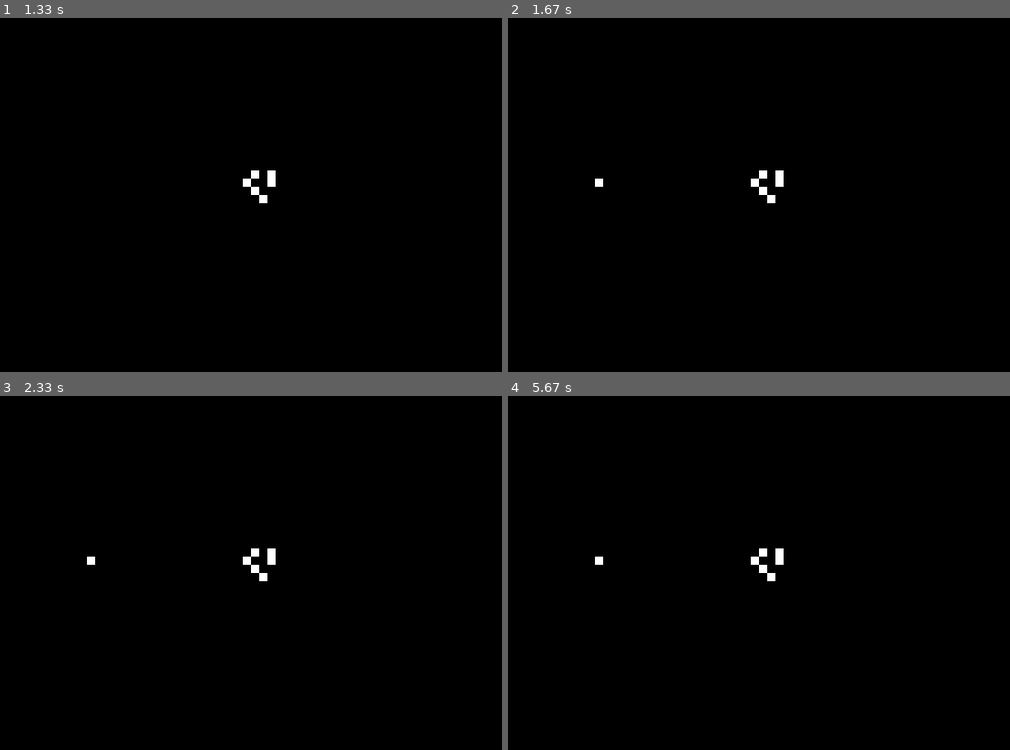
Above: before the commit, frames 1-4 (two rows, left to right).
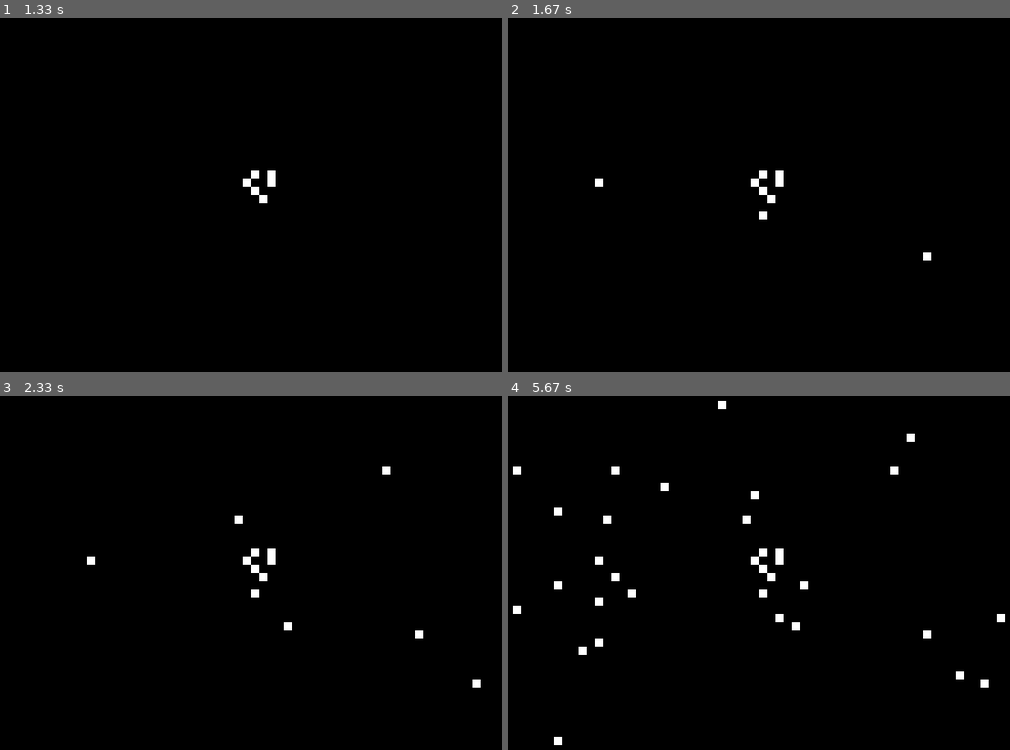
Above: after the commit, the same moments.

Repository: Egal432/game_of_life
Game: pygame game, started from src/gol/main.py
The game is run twice, just before and just after one commit, with the same random seed, the same clock (stepped at 60 frames per second) and the same inputs.
Inputs (mouse positions are in pixels of both pictures, inside the frame that each line leads up to):
- Up to frame 1 (1.33 s): press the mouse at (95, 184) at 0.37 s; move the mouse to (205, 233) at 0.47 s; release the mouse at (316, 287) at 0.6 s; tap = at 0.67 s; tap Space at 1 s
- Up to frame 2 (1.67 s): press the mouse at (603, 184) at 1.37 s; move the mouse to (764, 219) at 1.47 s; release the mouse at (929, 255) at 1.6 s
- Up to frame 3 (2.33 s): press the mouse at (95, 562) at 1.7 s; move the mouse to (286, 622) at 1.8 s; release the mouse at (476, 686) at 1.93 s; press the mouse at (95, 562) at 2.03 s; move the mouse to (240, 516) at 2.13 s; release the mouse at (391, 470) at 2.27 s
- Up to frame 4 (5.67 s): press the mouse at (603, 562) at 2.37 s; move the mouse to (753, 498) at 2.47 s; release the mouse at (904, 434) at 2.6 s; press the mouse at (603, 562) at 2.7 s; move the mouse to (608, 516) at 2.8 s; release the mouse at (613, 470) at 2.93 s; press the mouse at (603, 562) at 3.03 s; move the mouse to (578, 650) at 3.13 s; release the mouse at (558, 739) at 3.27 s; press the mouse at (603, 562) at 3.37 s; move the mouse to (613, 576) at 3.47 s; release the mouse at (628, 594) at 3.6 s; press the mouse at (603, 562) at 3.7 s; move the mouse to (784, 615) at 3.8 s; release the mouse at (964, 675) at 3.93 s; press the mouse at (603, 562) at 4.03 s; move the mouse to (658, 484) at 4.13 s; release the mouse at (718, 406) at 4.27 s; press the mouse at (603, 562) at 4.37 s; move the mouse to (598, 597) at 4.47 s; release the mouse at (598, 640) at 4.6 s; press the mouse at (603, 562) at 4.7 s; move the mouse to (558, 516) at 4.8 s; release the mouse at (518, 470) at 4.93 s; press the mouse at (603, 562) at 5.03 s; move the mouse to (799, 587) at 5.13 s; release the mouse at (999, 615) at 5.27 s; press the mouse at (603, 562) at 5.37 s; move the mouse to (558, 583) at 5.47 s; release the mouse at (518, 608) at 5.6 s

Frame 1 is identical in both runs. In frame 2, less than 0.1% of the frame differs, in the area x 50-85%, y 54-69%; in frame 3, 0.2%; in frame 4, 1.0%, in the area x 0-100%, y 1-99%.

Commit message:
added dragging and erasing

Diff:
--- a/src/gol/engine.py
+++ b/src/gol/engine.py
@@ -27,6 +27,9 @@
         if len(self.history) > self.max_history:
             self.history.pop(0)
 
+    def snapshot(self):
+        self._save_state()
+
     def step(self) -> None:
         self._save_state()
 
@@ -53,3 +56,8 @@
 
         self.grid = self.history.pop()
         return True
+
+    def set_cell(self, x, y, value):
+        if not (0 <= x < self.width and 0 <= y < self.height):
+            return
+        self.grid[y, x] = 1 if value else 0
--- a/src/gol/ui/pygame_ui.py
+++ b/src/gol/ui/pygame_ui.py
@@ -17,6 +17,10 @@
     step_interval = 0.2
     MIN_STEP = 0.02
     MAX_STEP = 1.0
+
+    dragging = False
+    drag_value = None
+    dragged_cells = set()
 
     pygame.init()
 
@@ -60,13 +64,36 @@
                 elif event.key == pygame.K_MINUS:
                     step_interval = min(MAX_STEP, step_interval * 1.25)
 
-            # mouse click toggles cells
+            # mouse click toggles cells, dragging draws cells
+            # left mouse = alive, right mouse = unalive
             elif event.type == pygame.MOUSEBUTTONDOWN:
-                if paused and event.button == 1:  # left click
+                if paused and event.button in (1, 3):
+
                     mx, my = event.pos
                     x = mx // CELL_SIZE
                     y = my // CELL_SIZE
-                    game.toggle(x, y)
+
+                    dragging = True
+                    drag_value = event.button == 1
+                    game.snapshot()
+
+                    game.set_cell(x, y, drag_value)
+                    dragged_cells.clear()
+
+            elif event.type == pygame.MOUSEMOTION:
+                if paused and dragging:
+                    mx, my = event.pos
+                    x = mx // CELL_SIZE
+                    y = my // CELL_SIZE
+
+                    if (x, y) not in dragged_cells:
+                        game.set_cell(x, y, drag_value)
+                        dragged_cells.add((x, y))
+
+            elif event.type == pygame.MOUSEBUTTONUP:
+                if event.button in (1, 3):
+                    dragging = False
+                    drag_value = None
 
         dt = clock.tick(FPS) / 1000.0
 
